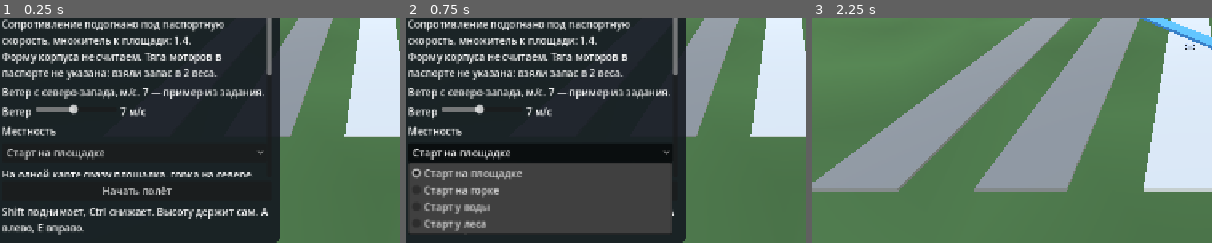
Above: before the commit, frames 1-3 (left to right).
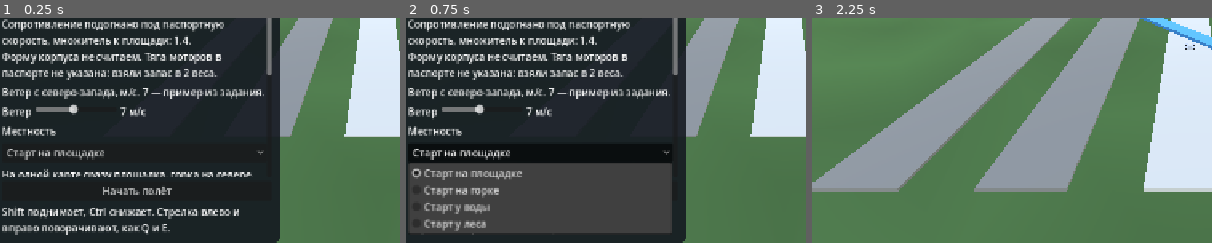
Above: after the commit, the same moments.

Repository: Melkor-code/infoteh
Game: Godot game, scene res://scenes/main.tscn
Same seed, same stepped clock (60 frames per second), same inputs: the game is played once before the commit and once after it.
Inputs:
- Up to frame 1 (0.25 s): no input
- Up to frame 2 (0.75 s): click "Старт на площадке" at 0.5 s
- Up to frame 3 (2.25 s): click "Старт на площадке" at 1.25 s; click "Начать полёт" at 2 s
The pictures show only the part of the screen within x 3-53%, y 45-95%; the shares and areas given below are measured in that part.

The runs differ from the first frame. In frame 1, 1.5% of the frame differs, in the area x 2-67%, y 84-97%; in frame 2, less than 0.1%; in frame 3, nothing differs.

Commit message:
Добавить поворот стрелками влево и вправо.
Q и E остаются. Стрелки нужны, чтобы крутить нос второй рукой, не отпуская наклон. В правилах работы записано, как править ту же папку с другого компьютера.

Co-authored-by: arena-agent <297053741+arena-agent@users.noreply.github.com>

Diff:
--- a/scripts/app.gd
+++ b/scripts/app.gd
@@ -291,7 +291,7 @@
 	start.focus_mode = Control.FOCUS_NONE
 	start.pressed.connect(_start_flight)
 	outer.add_child(start)
-	status_label = _hint("Shift поднимает, Ctrl снижает. Высоту держит сам. A влево, E вправо.")
+	status_label = _hint("Shift поднимает, Ctrl снижает. Стрелка влево и вправо поворачивают, как Q и E.")
 	outer.add_child(status_label)
 	_apply_terrain()
 
@@ -433,9 +433,10 @@
 		roll_goal += 1.0
 	if Input.is_physical_key_pressed(KEY_A):
 		roll_goal -= 1.0
-	if Input.is_physical_key_pressed(KEY_E):
+	# Q/E оставлены. Стрелки — тот же поворот, чтобы второй рукой крутить нос, не отпуская W/A/S/D.
+	if Input.is_physical_key_pressed(KEY_E) or Input.is_physical_key_pressed(KEY_RIGHT):
 		yaw_goal += 1.0
-	if Input.is_physical_key_pressed(KEY_Q):
+	if Input.is_physical_key_pressed(KEY_Q) or Input.is_physical_key_pressed(KEY_LEFT):
 		yaw_goal -= 1.0
 	if Input.is_physical_key_pressed(KEY_SHIFT):
 		climb = 1.6
Not shown, changed: docs/kak-rabotat.md
Not shown, changed: docs/kak-zapustit.md
